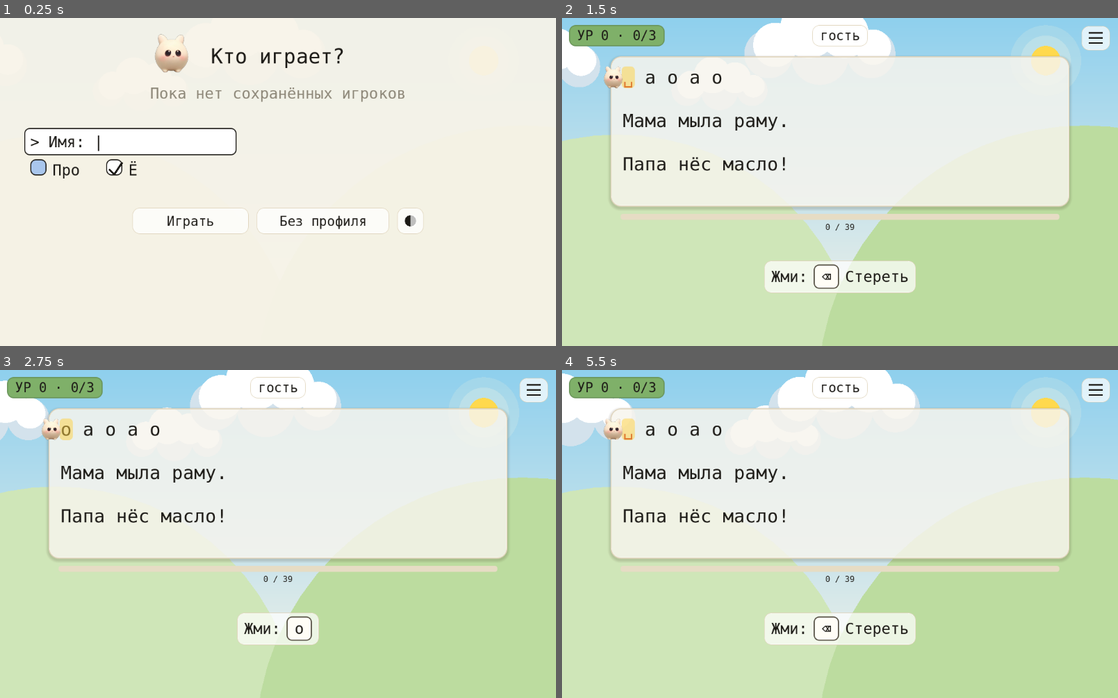
Above: before the commit, frames 1-4 (two rows, left to right).
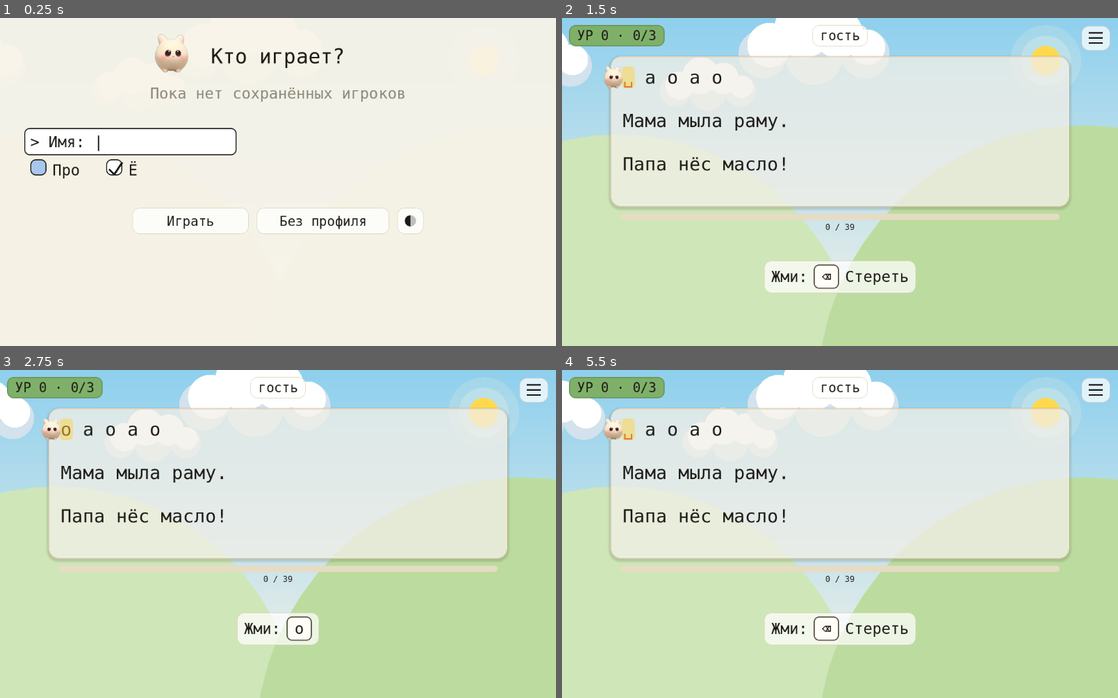
Above: after the commit, the same moments.

Repository: NikitaShubin/ModernBabyType
Game: Godot game, scene res://scenes/main.tscn
Two runs of this game, one before a commit and one after it. Both use one fixed random seed, a clock stepped at 60 frames per second and the inputs below.
Inputs (mouse positions are in pixels of both pictures, inside the frame that each line leads up to):
- Up to frame 1 (0.25 s): no input
- Up to frame 2 (1.5 s): tap Enter at 0.5, 0.6 s; move the mouse to (962, 165) at 0.52 s; hold Right 0.53-1.28 s; click (962, 165) at 0.67 s; tap Space at 0.77 s; move the mouse to (728, 198) at 1.27 s; hold Down from 1.28 s (still down); tap Keypad Enter at 1.35 s
- Up to frame 3 (2.75 s): tap Space at 1.52 s; move the mouse to (333, 461) at 2.02 s; release Down at 2.03 s; hold Right from 2.03 s (still down); tap Backspace at 2.1 s
- Up to frame 4 (5.5 s): move the mouse to (812, 599) at 2.77 s; release Right at 2.78 s; hold Up 2.78-3.53 s; tap N at 2.85 s; click (812, 599) at 2.92 s; tap Space at 3.02, 3.77, 4.25, 4.52 s; move the mouse to (1006, 583) at 3.52 s; hold Left 3.53-5.03 s; tap L at 3.6 s; move the mouse to (673, 484) at 4.27 s; tap Tab at 4.35 s; move the mouse to (867, 534) at 5.02 s; hold Down from 5.03 s (still down); tap Delete at 5.1 s; click (867, 534) at 5.17 s

The runs differ from the first frame. In frame 2, 0.9% of the frame differs, in the area x 0-60%, y 0-25%; in frame 3, 1.4%; in frame 4, 2.0%, in the area x 0-65%, y 0-24%.
Error in both runs: Invalid assignment of property or key 'bg_color' with value of type 'Color' on a base object of type 'Nil'. (res://scripts/menu.gd:719)

Commit message:
Безмятежность: карточка 0.70, облака и птицы медленнее

Diff:
--- a/game/scripts/meadow.gd
+++ b/game/scripts/meadow.gd
@@ -68,9 +68,10 @@
 	queue_redraw()
 
 
-## Скорость птиц в пикселях канваса за секунду.
+## Скорость птиц в пикселях канваса за секунду. Медленно (22px/c):
+## безмятежность важнее динамики.
 func _bird_speed() -> float:
-	return 55.0 * _scale()
+	return 22.0 * _scale()
 
 
 ## Новая птица: с левого или правого края, на высоте верхней трети неба.
@@ -118,8 +119,8 @@
 	for b in _birds:
 		var p: Vector2 = b[0]
 		var r: float = float(b[2])
-		# Взмах: фаза от возраста, период ~0.9 с.
-		var lift := sin(float(b[1]) + float(b[4]) * 7.0)
+		# Взмах: фаза от возраста, период ~2.1 с. Медленный, вальяжный.
+		var lift := sin(float(b[1]) + float(b[4]) * 3.0)
 		draw_polyline(_bird_wing(p, r, -1.0, lift), col, 2.5 * sc)
 		draw_polyline(_bird_wing(p, r, 1.0, lift), col, 2.5 * sc)
 		# Тельце: эллипс поверх внутренних концов крыльев, иначе
@@ -201,13 +202,12 @@
 func _draw_clouds(s: Vector2) -> void:
 	var sc := _scale()
 	# x, y, скорость дрейфа (доля ширины экрана в секунду), фаза, размер.
-	# Дрейф ЛИНЕЙНЫЙ с закольцовкой: прежний синус с периодом 25–40 с
-	# замирал на краях, и облака выглядели неподвижными. Медленное
-	# постоянное движение читается как ветер, а не как рябь.
+	# Дрейф ЛИНЕЙНЫЙ с закольцовкой, очень медленный: безмятежность.
+	# Прежние скорости (в 2.5 раза выше) рябили.
 	var bases := [
-		[0.20, 0.12, 0.016, 0.0, 1.9],
-		[0.52, 0.20, 0.024, 2.1, 1.4],
-		[0.72, 0.09, 0.011, 4.2, 2.2],
+		[0.20, 0.12, 0.006, 0.0, 1.9],
+		[0.52, 0.20, 0.010, 2.1, 1.4],
+		[0.72, 0.09, 0.004, 4.2, 2.2],
 	]
 	# Запас за краем экрана — на ширину самого облака, иначе оно
 	# появляется из ниоткуда: круг уходит за край на m, но не исчезает.
@@ -216,8 +216,8 @@
 	for b in bases:
 		var x := fposmod(s.x * float(b[0]) + _time * float(b[2]) * s.x, span) - m
 		# Лёгкое покачивание по вертикали: без него линейный дрейф
-		# выглядит как движущаяся калька.
-		var y := s.y * float(b[1]) + sin(_time * 0.35 + float(b[3])) * 5.0 * sc
+		# выглядит как движущаяся калька. Тоже медленное.
+		var y := s.y * float(b[1]) + sin(_time * 0.15 + float(b[3])) * 5.0 * sc
 		_cloud(Vector2(x, y), float(b[4]) * sc)
 
 
--- a/game/scripts/ui.gd
+++ b/game/scripts/ui.gd
@@ -38,10 +38,10 @@
 
 
 ## Карточка текста: тёплый картон днём, холодный ночью. Полупрозрачная
-## (0.80): небо с облаками и птицами просвечивает, а буквы (они
+## (0.70): небо с облаками и птицами просвечивает, а буквы (они
 ## отдельными лейблами поверх) остаются полностью читаемыми.
-const CARD_DAY := Color(1.0, 0.992, 0.965, 0.80)
-const CARD_NIGHT := Color(0.137, 0.173, 0.267, 0.80)
+const CARD_DAY := Color(1.0, 0.992, 0.965, 0.70)
+const CARD_NIGHT := Color(0.137, 0.173, 0.267, 0.70)
 
 
 ## Красные метки опечаток: день и ночь (и hex для BBCode).
